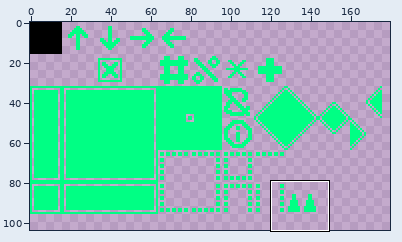
Two versions of one sprite sheet, Assets/Sprites/tileset.png. Above, an overview of the earlier version with the close-up marked.
Close-up. Before the edit:
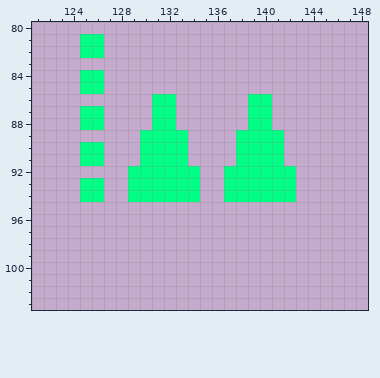
The file is 256x256 pixels. Colours within 5 levels of each other are drawn and written as one. Shown: x 121..148, y 80..103. The wide view leaves out empty margins.
The same view after the edit:
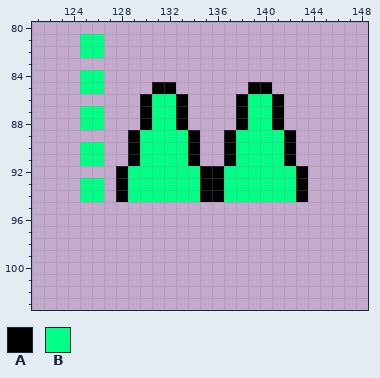
Palette (. is transparent): A #000000  B #00ff84
Commit: Add black outline to spikes
The exact change:
y 85: x 131..132 .. -> AA; x 139..140 .. -> AA
y 86..88: x 130 . -> A; x 133 . -> A; x 138 . -> A; x 141 . -> A
y 89..91: x 129 . -> A; x 134 . -> A; x 137 . -> A; x 142 . -> A
y 92..94: x 128 . -> A; x 135..136 .. -> AA; x 143 . -> A
Boxes around the changes in both close-ups, in picture pixels (x1, y1, x2, y2):
added: (116, 82, 308, 202)
